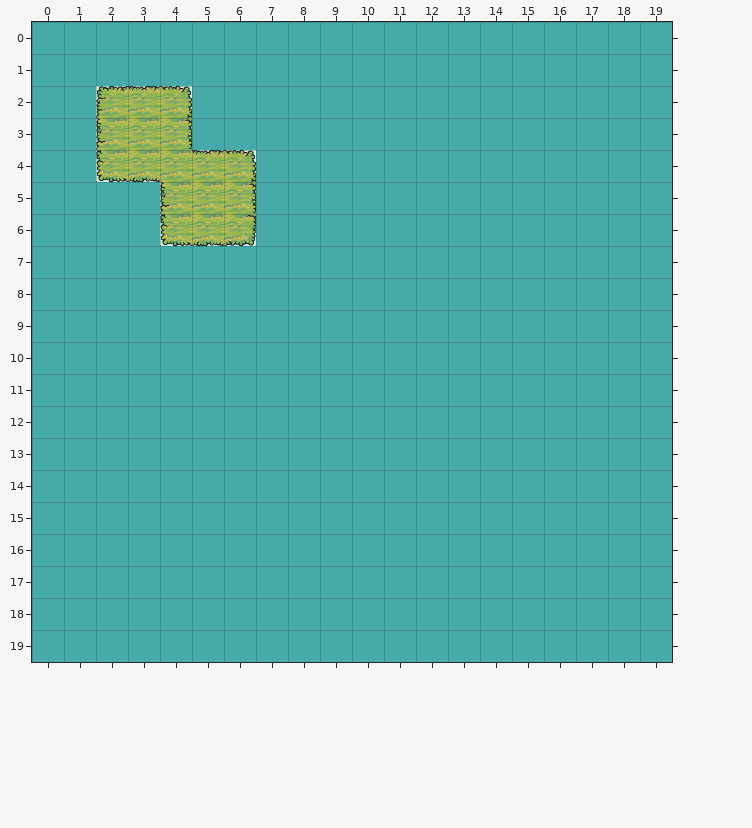
One commit to this Tiled map: src/assets/Terrain/Base.tmx. Above is the file before it was changed.
Cells are 64x64 px. Shown: x 0..19, y 0..19.
After the commit:
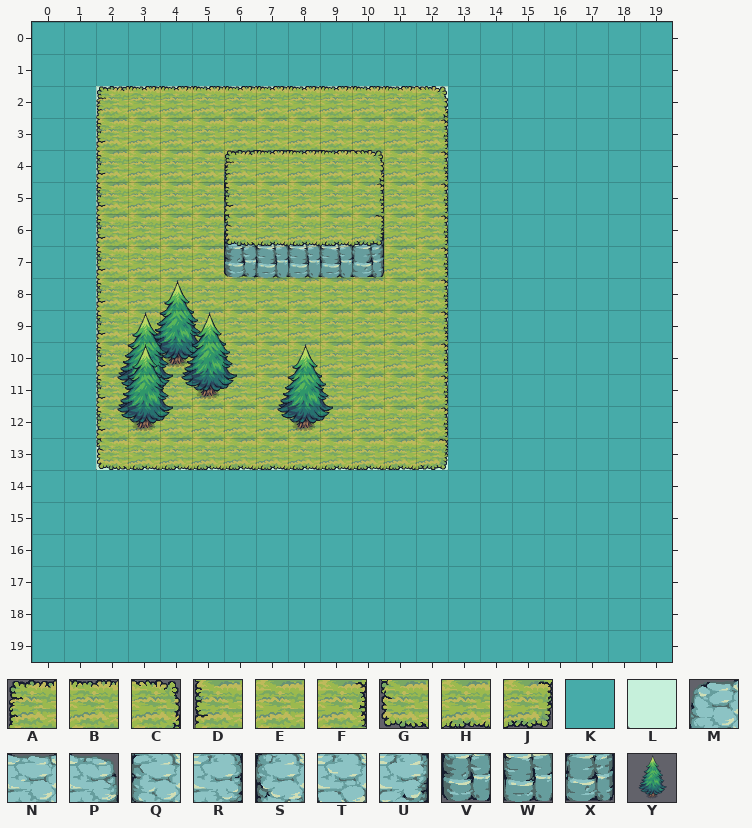
Key: from "Tilemap_Flat": A 0, B 1, C 2, D 10, E 11, F 12, G 20, H 21, J 22, K 40, L 41, M 50, N 51, P 52, Q 60, R 62, S 70, T 71, U 72, V 80, W 81, X 82; from "sub_tree": Y 0.
_ is an empty cell.
Objects are placed by their top-left corner, in cells (3,4 is the top-left corner of cell 3,4); size is 1x1 cell unless given.
Tiles of an added or newly shown layer are drawn over the layers below it.
Edits made:
Layer "Tile Layer 1":
Tile K gives way to tile L in row 2 at x 5 to 12; in rows 3 to 4 at x 12; in rows 5 to 12 at x 2 and 12; in row 13 at x 2 to 12.
The edit erases tile K in row 3 at x 5 to 11; in row 4 at x 7 to 11; in rows 5 to 6 at x 3 and 7 to 11; in rows 7 to 12 at x 3 to 11.
The edit erases tile L in row 3 at x 4; in row 4 at x 3 and 5 to 6; in row 5 at x 4 and 6; in row 6 at x 4 to 6.
Layer "Tile Layer 2":
Tile F gives way to one hidden under a higher layer in row 5 at x 6.
Tile J gives way to one hidden under a higher layer in row 6 at x 6.
Tile C gives way to tile B in row 2 at x 4.
The edit adds tile B in row 2 at x 5 to 11.
The edit adds tile C in row 2 at x 12.
Tile G gives way to tile D in row 4 at x 2.
The edit adds tile D in rows 5 to 12 at x 2.
Tile B gives way to tile E in row 4 at x 5.
Tile C gives way to tile E in row 4 at x 6.
Tile D gives way to tile E in row 5 at x 4.
Tile F gives way to tile E in row 3 at x 4.
Tile G gives way to tile E in row 6 at x 4.
Tile H gives way to tile E in row 4 at x 3; in row 6 at x 5.
The edit adds tile E in row 3 at x 5 to 11; in row 4 at x 7 to 11; in rows 5 to 6 at x 3 and 11; in rows 7 to 12 at x 3 to 11.
The edit adds tile F in rows 3 to 12 at x 12.
The edit adds tile G in row 13 at x 2.
The edit adds tile H in row 13 at x 3 to 11.
The edit adds tile J in row 13 at x 12.
Layer "Tile Layer 3" (added):
The edit adds tile M in row 4 at x 6.
The edit adds tile N in row 4 at x 7 to 9.
The edit adds tile P in row 4 at x 10.
The edit adds tile Q in row 5 at x 6.
The edit adds tile R in row 5 at x 10.
The edit adds tile S in row 6 at x 6.
The edit adds tile T in row 6 at x 7 to 9.
The edit adds tile U in row 6 at x 10.
The edit adds tile V in row 7 at x 6.
The edit adds tile W in row 7 at x 7 to 9.
The edit adds tile X in row 7 at x 10.
Layer "Tile Layer 4" (added):
The edit adds tile A in row 4 at x 6.
The edit adds tile B in row 4 at x 7 to 9.
The edit adds tile C in row 4 at x 10.
The edit adds tile D in row 5 at x 6.
The edit adds tile E in row 5 at x 7 to 9.
The edit adds tile F in row 5 at x 10.
The edit adds tile G in row 6 at x 6.
The edit adds tile H in row 6 at x 7 to 9.
The edit adds tile J in row 6 at x 10.
Layer "Object Layer 1" (added):
A new object: Y "tree" at 3,8 size 3x3.
A new object: Y "tree" at 2,9 size 3x3.
A new object: Y "tree" at 4,9 size 3x3.
A new object: Y "tree" at 7,10 size 3x3.
A new object: Y "tree" at 2,10 size 3x3.
Pixel boxes of the changes (left, top, right, bottom) in both pictures:
changed: (96, 86, 448, 470)
